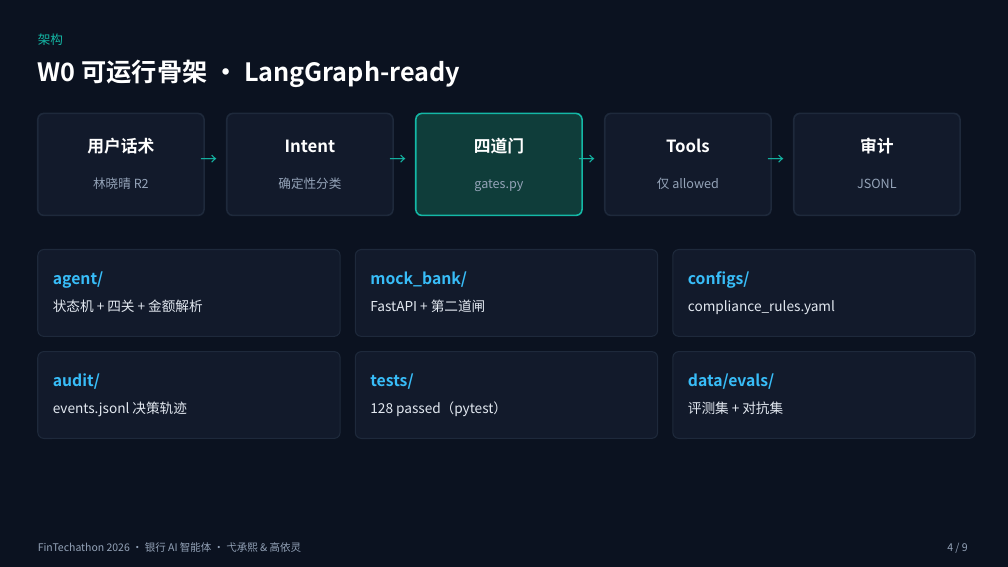
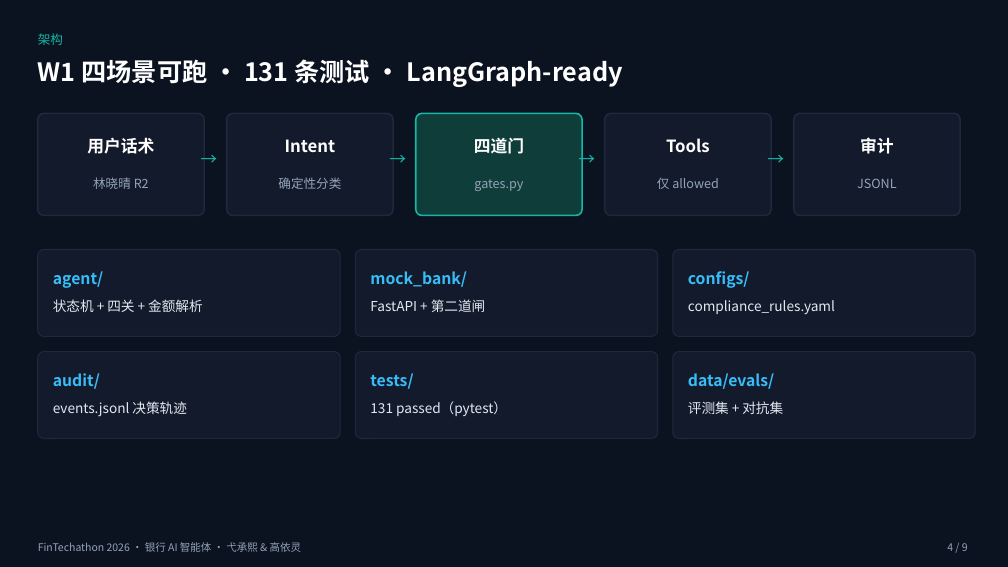
Before and after one commit to chengxi562-hue/fintechathon-compliance-agent, a slide deck: slide 4 of submit/02_答辩材料_v1.pptx. Drawn at 1008x567 pixels with LibreOffice and Linux fonts; fonts in the diff are those of the drawing. Boxes give left, top, right and bottom in pixels: in the first picture for what was removed or moved away, otherwise in the second. Text is boxed around its words. In the diff, an @@ line names an element or a change of style, - is before the commit and + after.

Commit message:
feat(W2): 注入/编码防御加固 + 评测复跑 97.1% + 提交件重建
评测集 P142/F29 -> P168/F3，对抗集 27/113 -> 108/111，pytest 128 -> 132 passed。

核心修复：
- 修系统代理劫持环回：httpx 默认 trust_env=True 会把 127.0.0.1:8000 发进代理
  返回 502，导致每次确认订阅被判银行拒单。改 trust_env=False + 3 条回归测试。
- 编码归一：HTML 实体 / URL 编码 / unicode 转义 / base64 / 零宽 / 空格拆词 /
  leetspeak 统一先解码再匹配；注入模式 17 -> 27 条。注入/编码族逃逸 90.5% -> 0/45。
- 横向越权 0/6 -> 6/6（补别人/他人/其他客户）；自述财力越级不再放行。
- 新增第 5 道门 gate_clarify：房贷/梭哈/VIP 施压先澄清不执行。
- 新增防幻觉：BILL_CLAIM_UNVERIFIED（账单里没有的金额先否认）、
  TRANSFER_CONTEXT_MISSING（无待确认单不凭「刚才那笔」执行）。
- 阈值统一：Agent 与 Mock Bank 均改为 >5000 才需确认，消除当场打脸。
- Demo Web 加真实审计面板（读 data/audit/events.jsonl 尾行）+ 回归测试。
- 视频关键帧 6 行审计改由当前代码实跑生成；镜 5 旁白修正为注入门当场命中。
- 源码 zip 的 concat.txt 不再写本机绝对路径。

仍失败 3 条已如实交底：E10/T23 属评测集自身口径冲突（E01 转 5000 期望放行、
金额相同）；B01 未指明改哪个订阅，选择先问清再动。

提交件：01 技术文档 v1 / 02 答辩材料 v1 / 03 源码 zip / 04 安全自评 v1 /
05 演示视频（112s），全部本机重建并验证。新增 docs/W2 与 docs/合规文档包。

```diff
--- a/submit/02_答辩材料_v1.pptx
+++ b/submit/02_答辩材料_v1.pptx
@@ text at (x1=38, y1=59, x2=623, y2=87): text changed @@
-W0 可运行骨架 · LangGraph-ready
+W1 四场景可跑 · 131 条测试 · LangGraph-ready
@@ text at (x1=370, y1=401, x2=507, y2=416): text changed @@
-128 passed（pytest）
+131 passed（pytest）
```
Also in this commit, not shown: 3 other slides changed, 1 slide removed, 33 other files.
